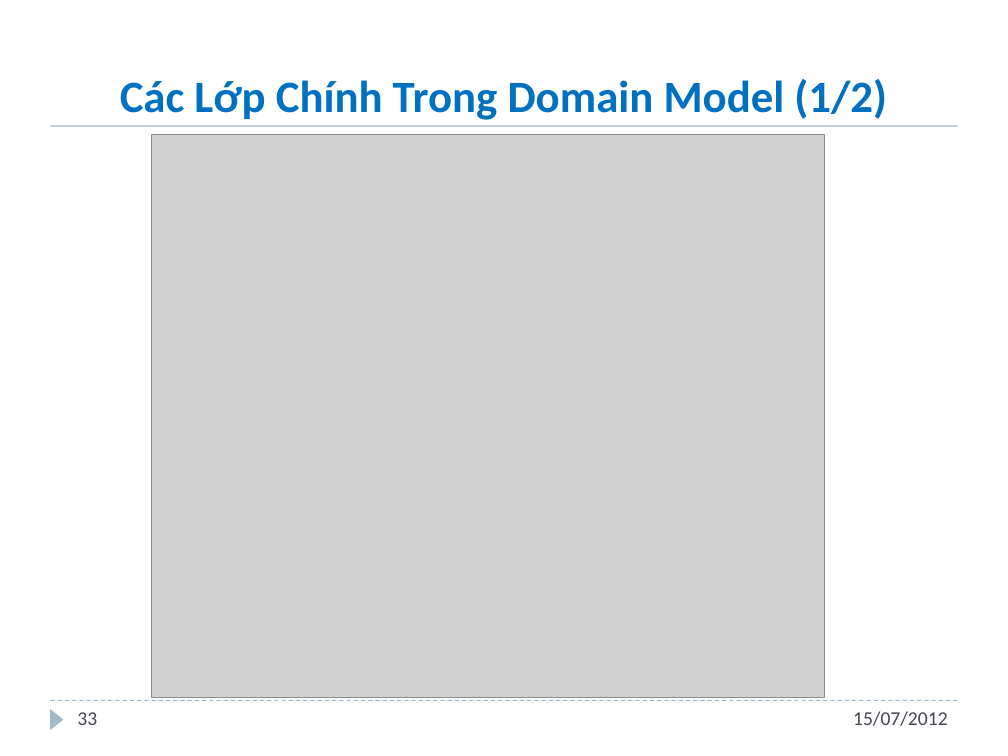
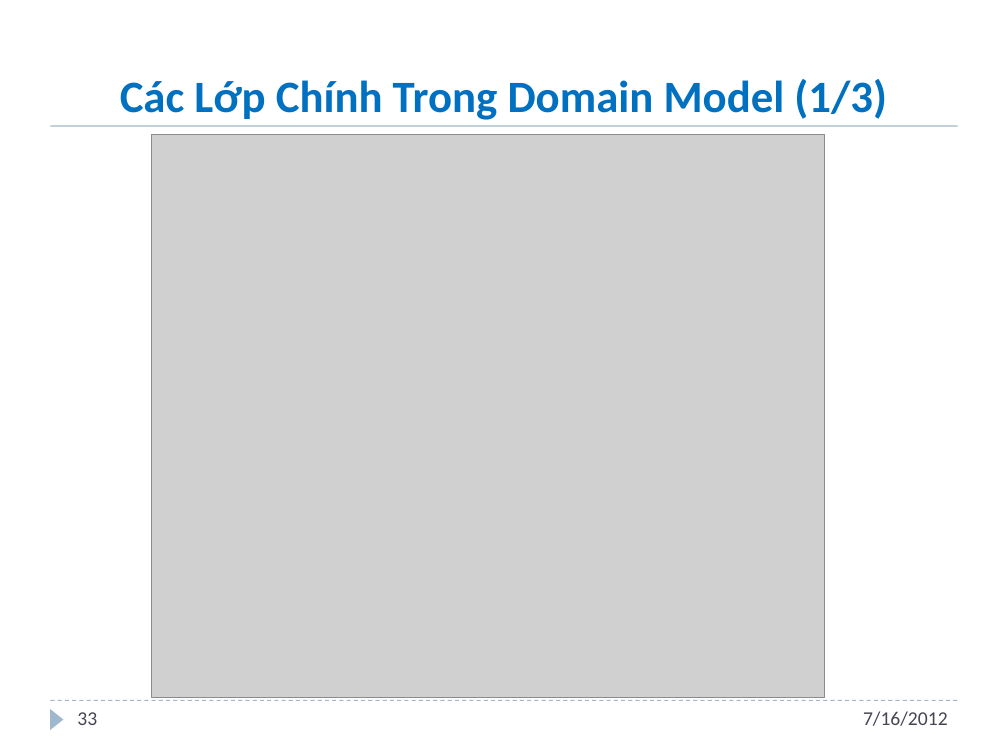
Before and after one commit to andungtra/he-thong-quan-ly-tuong-tac, a slide deck: slide 33 of Report/ppt/Presentation.pptx. Drawn at 1008x756 pixels with LibreOffice and Linux fonts; fonts in the diff are those of the drawing; grey boxes stand for pictures; background and template pictures are left out. Boxes give left, top, right and bottom in pixels: in the first picture for what was removed or moved away, otherwise in the second. Text is boxed around its words. In the diff, an @@ line names an element or a change of style, - is before the commit and + after.

```diff
--- a/Report/ppt/Presentation.pptx
+++ b/Report/ppt/Presentation.pptx
@@ title at [120, 79, 887, 120]: text changed @@
-Các Lớp Chính Trong Domain Model (1/2)
+Các Lớp Chính Trong Domain Model (1/3)
@@ text at [863, 711, 948, 726]: text changed @@
-15/07/2012
+7/16/2012
```
Also in this commit, not shown: 44 other slides changed, 2 slides added, 1 slide removed.
